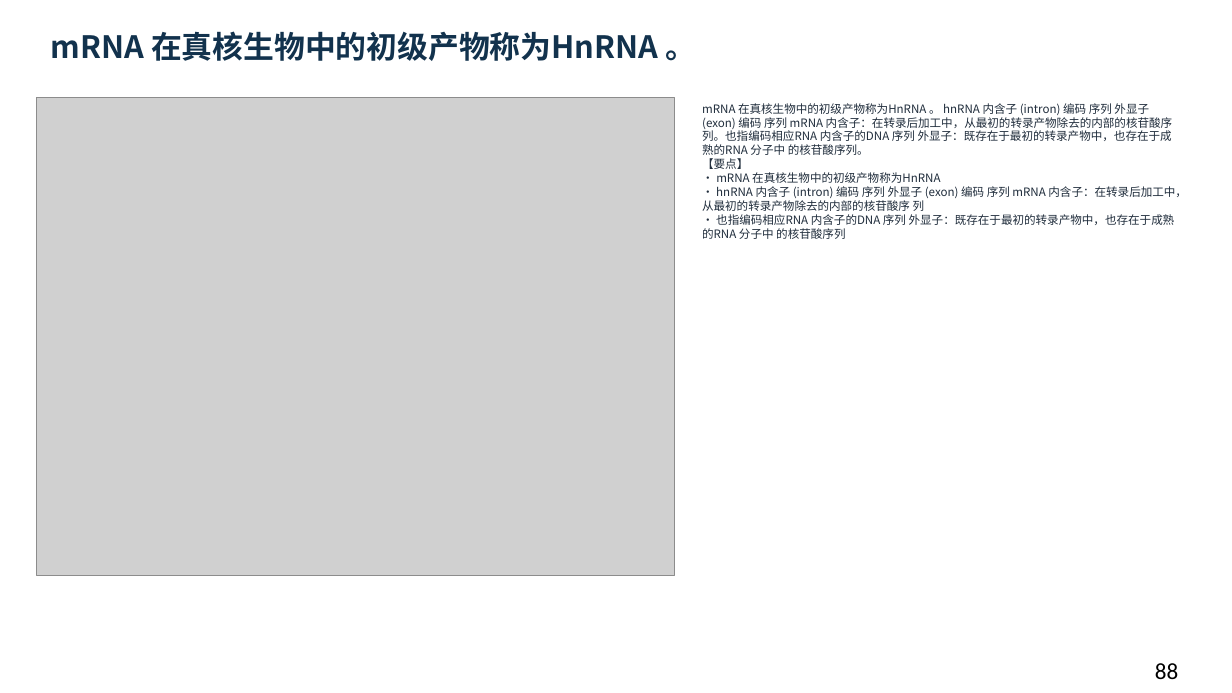
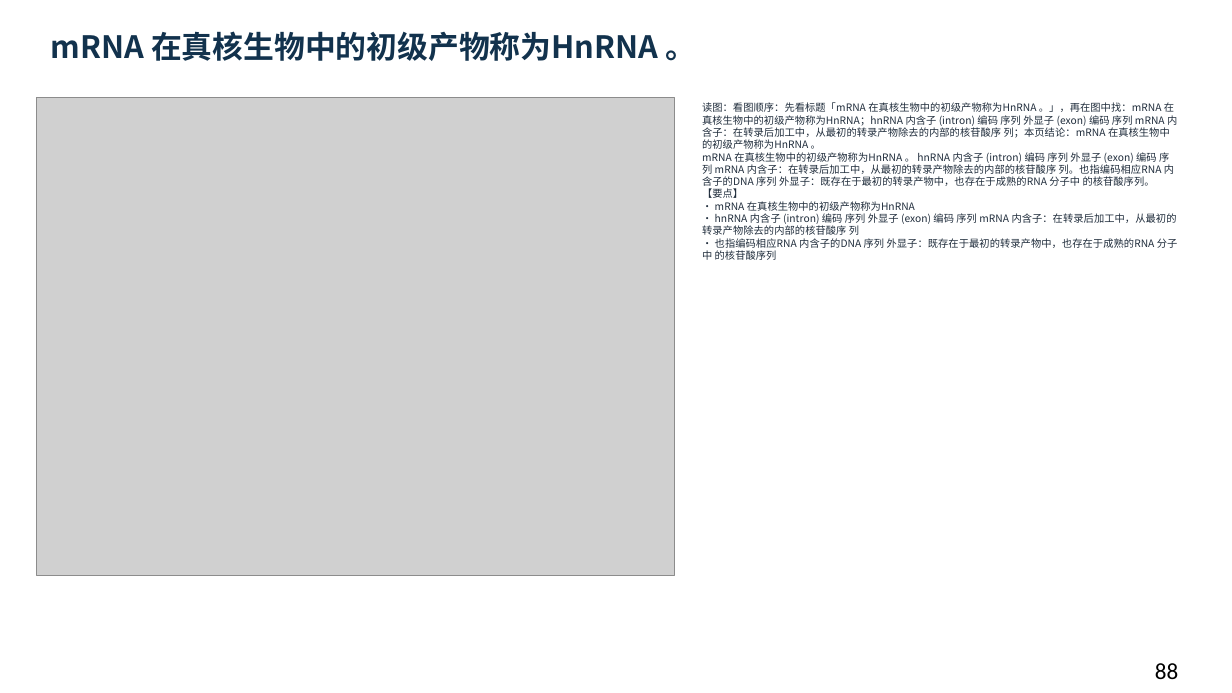
Before and after one commit to newkan-li/Biochemistry, a slide deck: slide 88 of downloads/bc11-ai-style.pptx. Drawn at 1232x693 pixels with LibreOffice and Linux fonts; fonts in the diff are those of the drawing; grey boxes stand for pictures. Boxes give left, top, right and bottom in pixels: in the first picture for what was removed or moved away, otherwise in the second. Text is boxed around its words. In the diff, an @@ line names an element or a change of style, - is before the commit and + after.

```diff
--- a/downloads/bc11-ai-style.pptx
+++ b/downloads/bc11-ai-style.pptx
@@ text at (x1=702, y1=102, x2=1178, y2=260): text changed; size 9 to 8 pt @@
-mRNA 在真核生物中的初级产物称为HnRNA 。 hnRNA 内含子 (intron) 编码 序列 外显子 (exon) 编码 序列 mRNA 内含子：在转录后加工中，从最初的转录产物除去的内部的核苷酸序 列。也指编码相应RNA 内含子的DNA 序列 外显子：既存在于最初的转录产物中，也存在于成熟的RNA 分子中 的核苷酸序列。
-【要点】
-• mRNA 在真核生物中的初级产物称为HnRNA
-• hnRNA 内含子 (intron) 编码 序列 外显子 (exon) 编码 序列 mRNA 内含子：在转录后加工中，从最初的转录产物除去的内部的核苷酸序 列
-• 也指编码相应RNA 内含子的DNA 序列 外显子：既存在于最初的转录产物中，也存在于成熟的RNA 分子中 的核苷酸序列
+读图：看图顺序：先看标题「mRNA 在真核生物中的初级产物称为HnRNA 。」，再在图中找：mRNA 在真核生物中的初级产物称为HnRNA；hnRNA 内含子 (intron) 编码 序列 外显子 (exon) 编码 序列 mRNA 内含子：在转录后加工中，从最初的转录产物除去的内部的核苷酸序 列；本页结论：mRNA 在真核生物中的初级产物称为HnRNA 。
+mRNA 在真核生物中的初级产物称为HnRNA 。 hnRNA 内含子 (intron) 编码 序列 外显子 (exon) 编码 序列 mRNA 内含子：在转录后加工中，从最初的转录产物除去的内部的核苷酸序 列。也指编码相应RNA 内含子的DNA 序列 外显子：既存在于最初的转录产物中，也存在于成熟的RNA 分子中 的核苷酸序列。
+【要点】
+• mRNA 在真核生物中的初级产物称为HnRNA
+• hnRNA 内含子 (intron) 编码 序列 外显子 (exon) 编码 序列 mRNA 内含子：在转录后加工中，从最初的转录产物除去的内部的核苷酸序 列
+• 也指编码相应RNA 内含子的DNA 序列 外显子：既存在于最初的转录产物中，也存在于成熟的RNA 分子中 的核苷酸序列
```
Also in this commit, not shown: 135 other slides changed, 6 other files.
